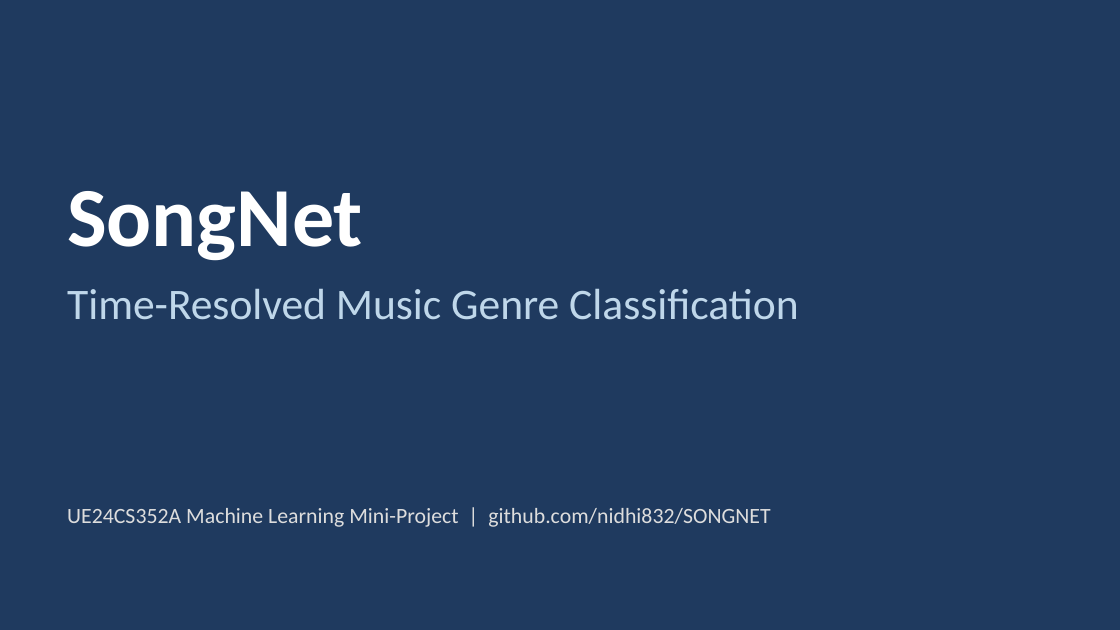
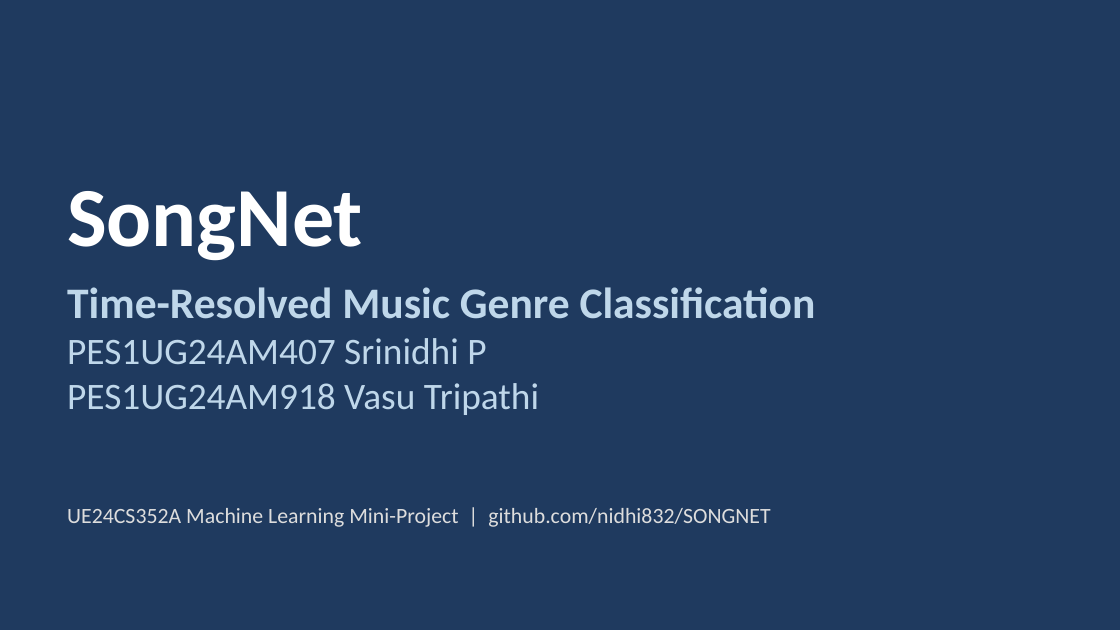
Before and after one commit to nidhi832/SONGNET, a slide deck: slide 1 of SongNet_Slides.pptx. Drawn at 1120x630 pixels with LibreOffice and Linux fonts; fonts in the diff are those of the drawing. Boxes give left, top, right and bottom in pixels: in the first picture for what was removed or moved away, otherwise in the second. Text is boxed around its words. In the diff, an @@ line names an element or a change of style, - is before the commit and + after.

```diff
--- a/SongNet_Slides.pptx
+++ b/SongNet_Slides.pptx
@@ text at [67,287,816,319]: bold on in "Time-Resolved Music Genre Classification" @@
@@ text at [67,338,539,415]: paragraphs added @@
+PES1UG24AM407 Srinidhi P
+PES1UG24AM918 Vasu Tripathi
```
Also in this commit, not shown: 1 other slide changed.
